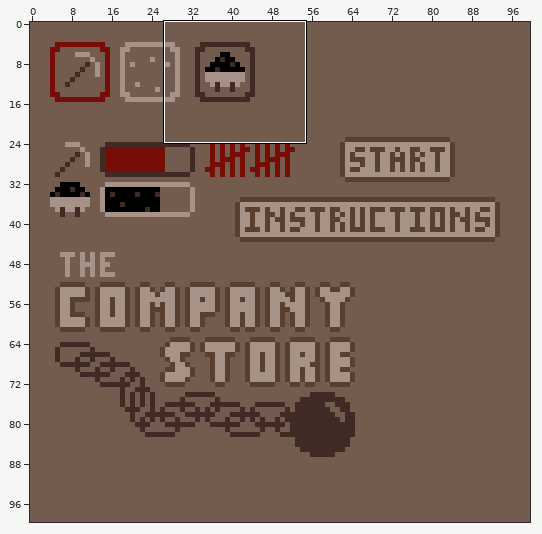
Pixel-art file, stored at assets/concept_art.aseprite. Above, an overview of the earlier version with the close-up marked.
Close-up. Before the edit:
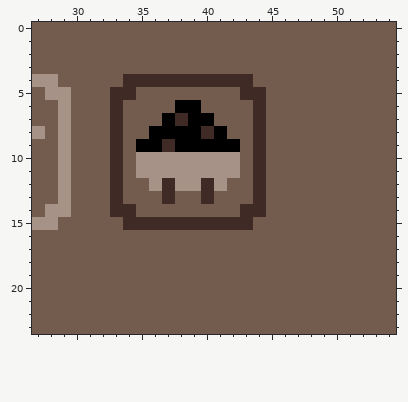
100x100 pixels, 1 frame. Shown: x 27..54, y 0..23.
After:
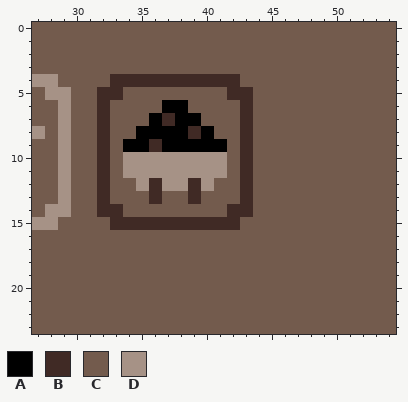
Palette (. is transparent): A #000000  B #402a25  C #735b4d  D #a69286
Difference:
Layer "sketches":
Colour A replaces colour B in row 7 at x 38; in row 8 at x 40; in row 9 at x 37.
Colour A replaces colour C in row 6 at x 37; in row 7 at x 36; in row 8 at x 35; in row 9 at x 34.
Colour B replaces colour A in row 7 at x 37; in row 8 at x 39; in row 9 at x 36.
Colour B replaces colour C in row 4 at x 33; in row 5 at x 32 and 42; in rows 6 to 12 at x 32 and 43; in row 13 at x 32, 36, 39 and 43; in row 14 at x 32 and 42; in row 15 at x 33.
Colour B replaces colour D in row 12 at x 36 and 39.
Colour C replaces colour A in row 6 at x 39; in row 7 at x 40; in row 8 at x 41; in row 9 at x 42.
Colour C replaces colour B in row 4 at x 43; in row 5 at x 34 and 44; in rows 6 to 12 at x 33 and 44; in row 13 at x 33, 37, 40 and 44; in row 14 at x 34 and 44; in row 15 at x 43.
Colour C replaces colour D in rows 10 to 11 at x 42; in row 12 at x 41.
Colour D replaces colour B in row 12 at x 37 and 40.
Colour D replaces colour C in rows 10 to 11 at x 34; in row 12 at x 35.
Where, in picture pixels (left, top, right, bottom), the same in both close-ups:
changed: (97, 74, 266, 230)
